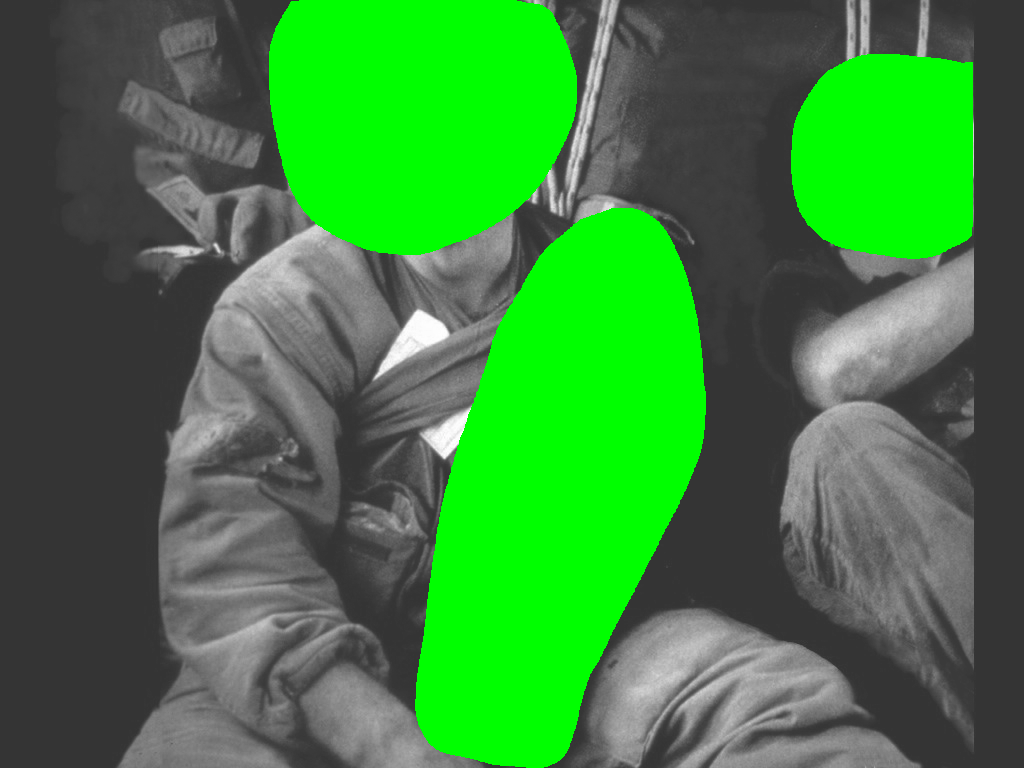
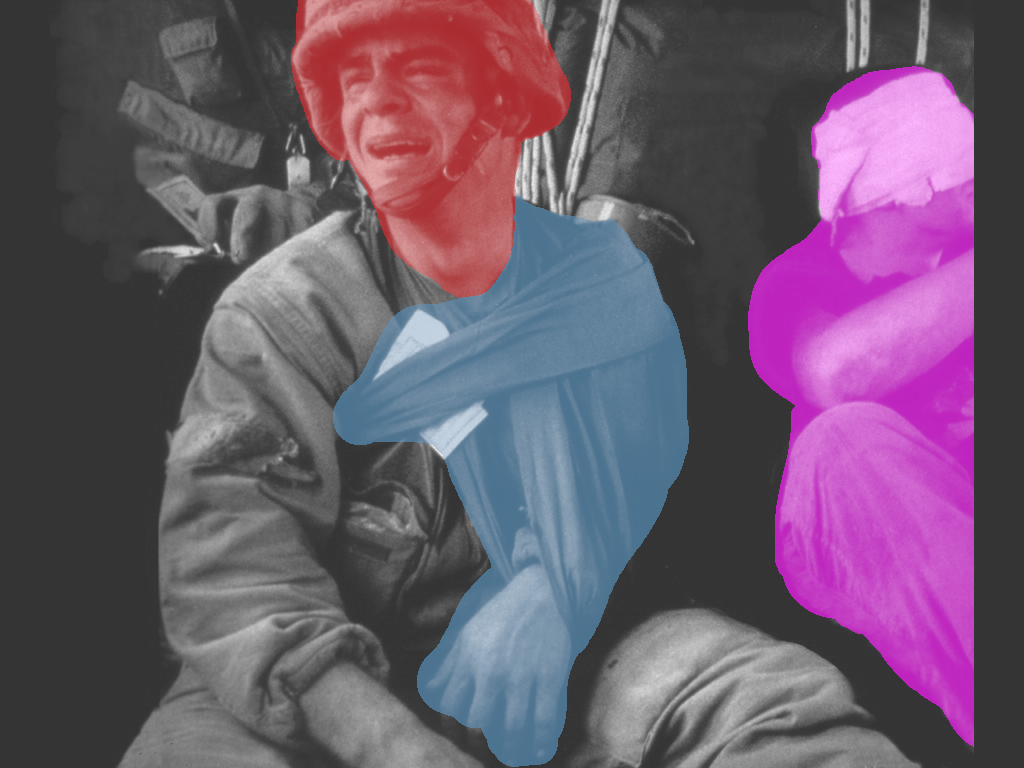
The second 1024 × 768 image is a revision of the first. Changes to its layers:
"3": opacity 100% → 50%, painted on it over box(748, 54, 974, 747)
"2": opacity 100% → 50%, painted on it over box(333, 194, 706, 768)
"1": opacity 100% → 50%, painted on it over box(269, 0, 577, 298)
